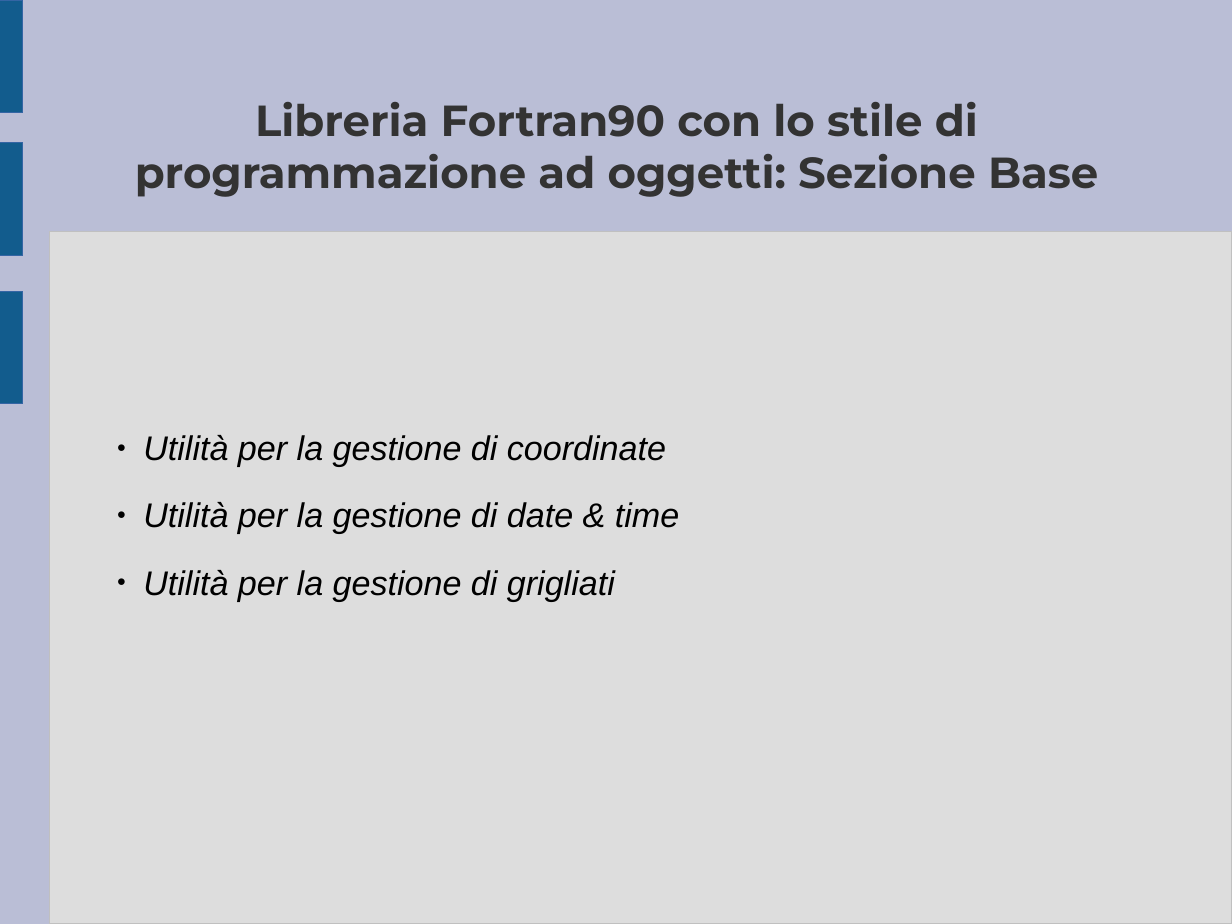
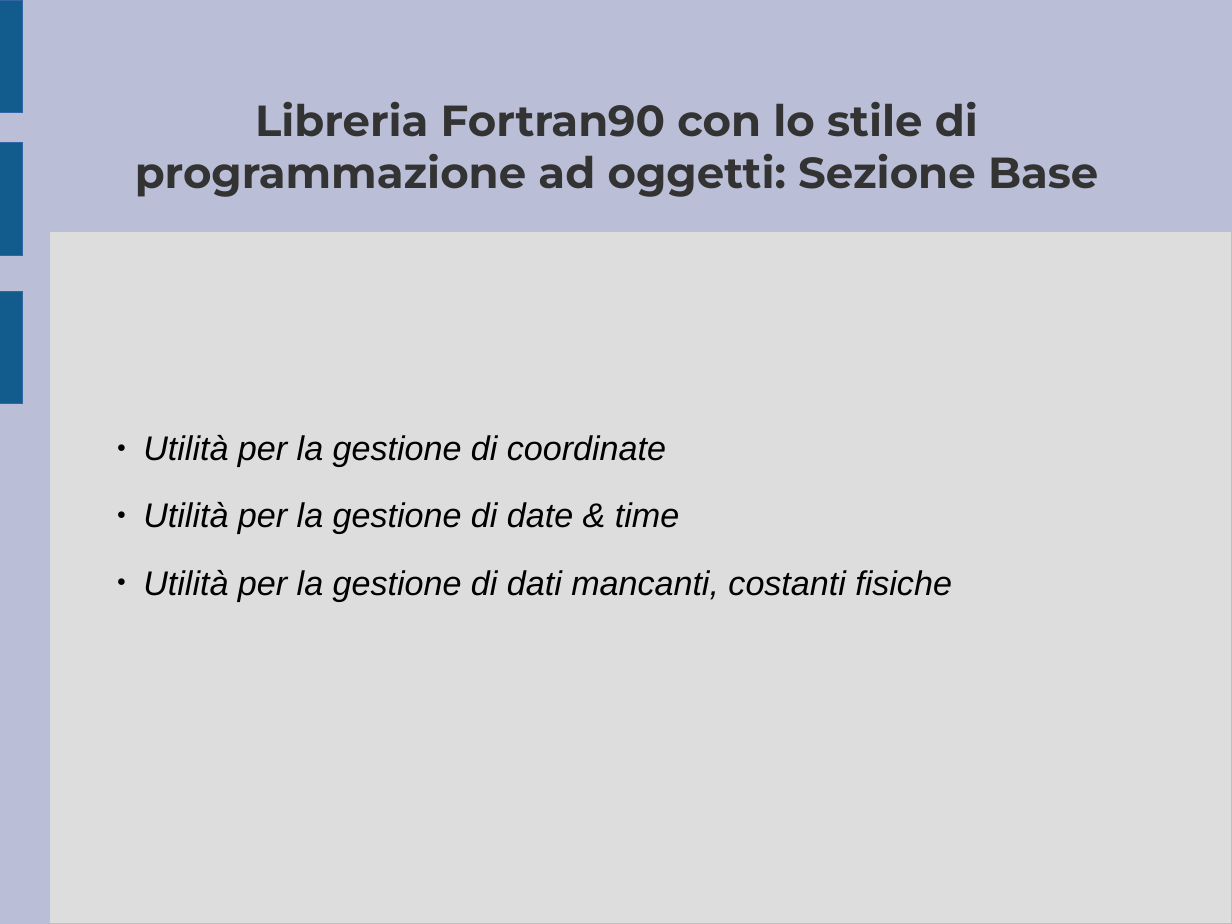
Before and after one commit to ARPA-SIMC/libsim, a slide deck: slide 2 of doc/breve_presentazione.odp. Drawn at 1232x924 pixels with LibreOffice and Linux fonts; fonts in the diff are those of the drawing. Boxes give left, top, right and bottom in pixels: in the first picture for what was removed or moved away, otherwise in the second. Text is boxed around its words. In the diff, an @@ line names an element or a change of style, - is before the commit and + after.

```diff
--- a/doc/breve_presentazione.odp
+++ b/doc/breve_presentazione.odp
@@ subtitle at [143,570,952,601]: text changed @@
-  ● Utilità per la gestione di grigliati
+  ● Utilità per la gestione di dati mancanti, costanti fisiche
```
Also in this commit, not shown: 7 other slides changed, 12 slides added, 2 slides removed, 10 other files.
